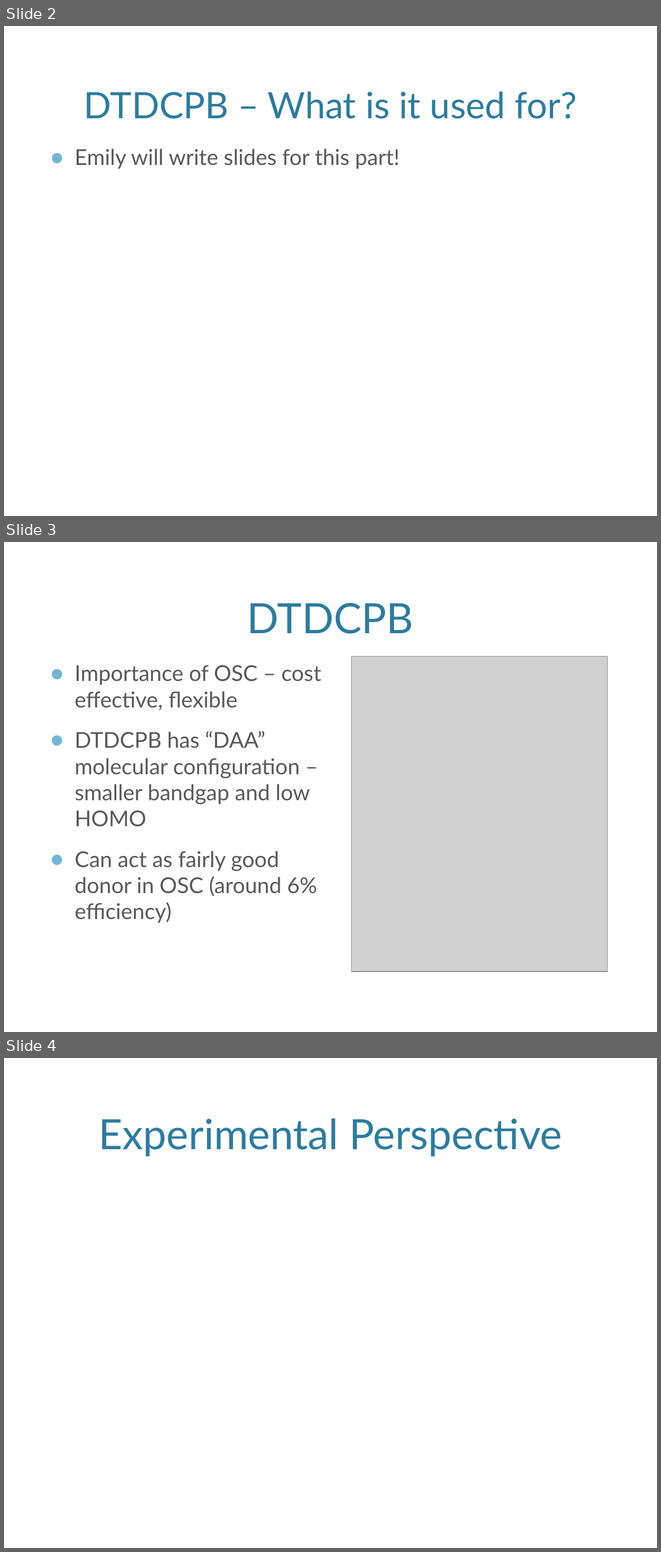
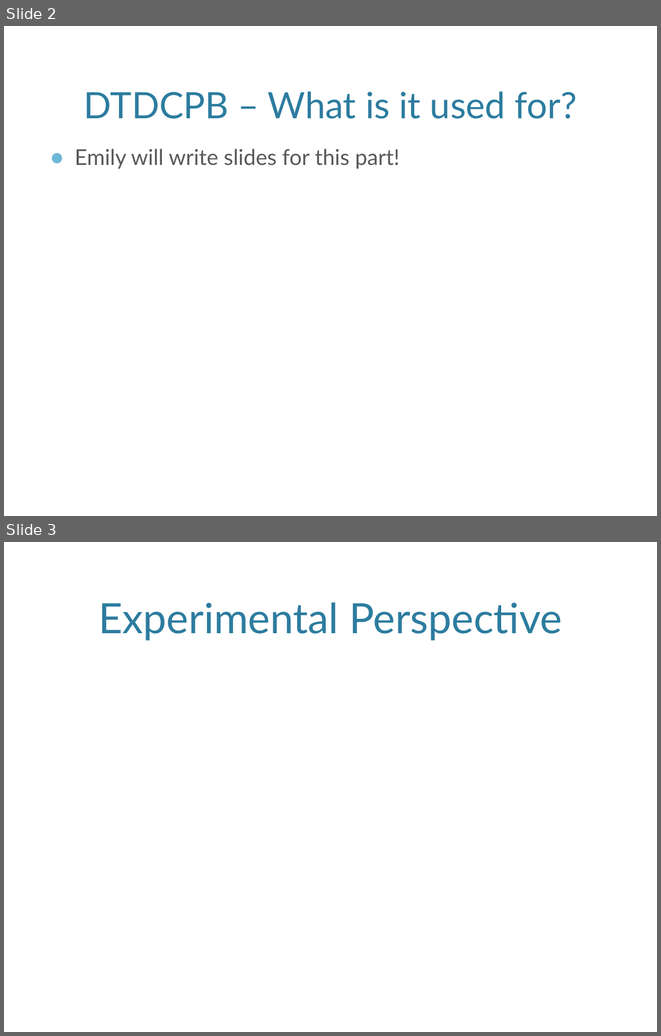
Before and after one commit to jjradler/565projectSp16, a slide deck: 565Presentation.pptx. Shown one above the other, each under a label of ours: slides 2, 3 and 4 before the commit, slides 2 and 3 after it. The pictures are 661x1552 and 661x1036 pixels, drawn with LibreOffice and Linux fonts; fonts in the diff are those of the drawing; grey boxes stand for pictures; background and template pictures are left out. Boxes give left, top, right and bottom in pixels: in the first picture for what was removed or moved away, otherwise in the second. Text is boxed around its words. In the diff, an @@ line names an element or a change of style, - is before the commit and + after.

```diff
--- a/565Presentation.pptx
+++ b/565Presentation.pptx
@@ slide 3 removed at [4, 542, 657, 1032], background picture (left out) @@
@@ title removed at [247, 603, 414, 634] @@
-DTDCPB
@@ text removed at [74, 665, 321, 923] @@
-● Importance of OSC – cost effective, flexible
-● DTDCPB has “DAA” molecular configuration –smaller bandgap and low HOMO
-● Can act as fairly good donor in OSC (around 6% efficiency)
@@ picture removed at [351, 656, 607, 971] @@
@@ what was slide 4 is now slide 3 @@
```
Also in this commit, not shown: 3 slides changed, 2 slides added, 2 other slides removed.
